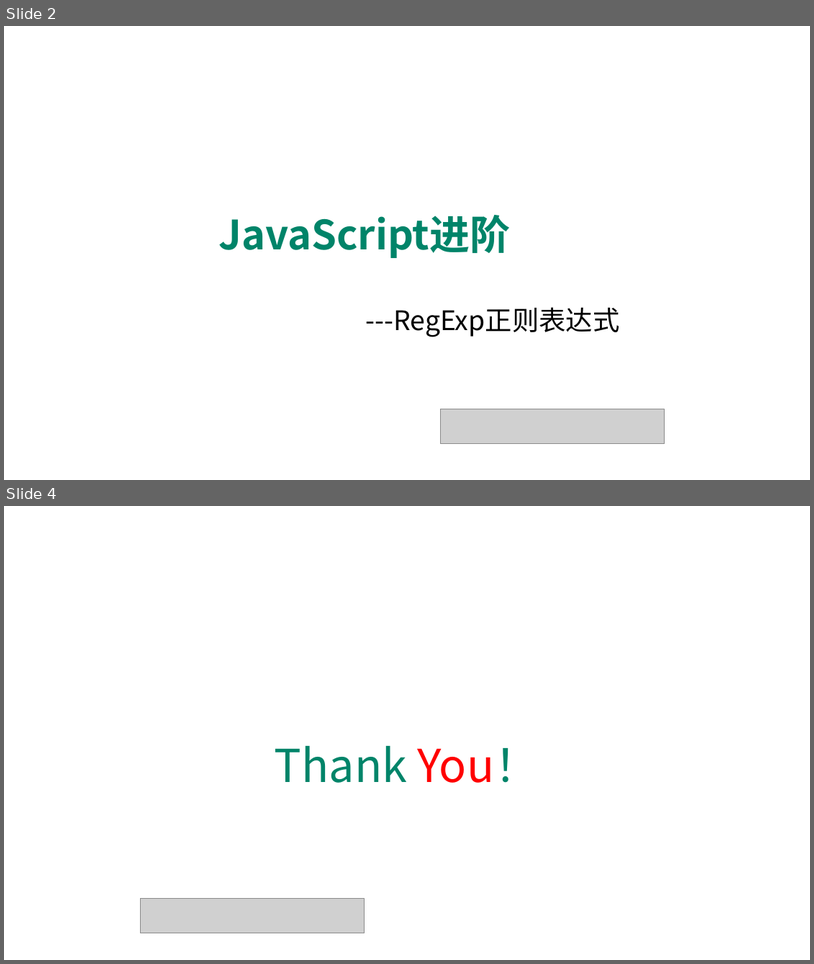
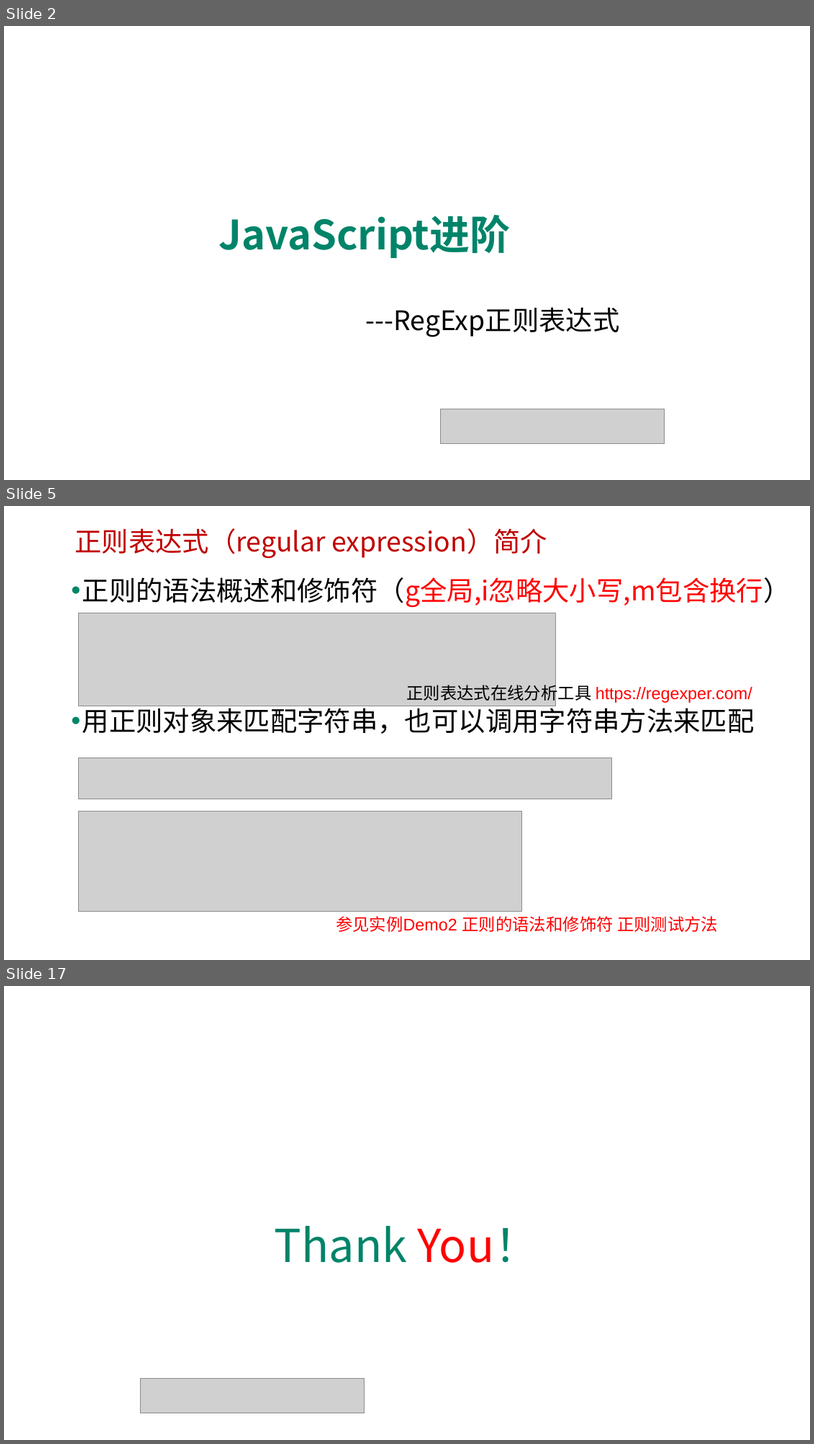
Before and after one commit to edu2act/course-javascript-advanced, a slide deck: 课程PPT/10.JavaScript标准内置对象-构造器（RegExp、Error）.pptx. Shown one above the other, each under a label of ours: slides 2 and 4 before the commit, slides 2, 5 and 17 after it; the slides between them are not shown. The pictures are 814x964 and 814x1444 pixels, drawn with LibreOffice and Linux fonts; fonts in the diff are those of the drawing; grey boxes stand for pictures; background and template pictures are left out. Boxes give left, top, right and bottom in pixels: in the first picture for what was removed or moved away, otherwise in the second. Text is boxed around its words. In the diff, an @@ line names an element or a change of style, - is before the commit and + after.

```diff
--- a/课程PPT/10.JavaScript标准内置对象-构造器（RegExp、Error）.pptx
+++ b/课程PPT/10.JavaScript标准内置对象-构造器（RegExp、Error）.pptx
@@ slide 5 added at box(4, 506, 810, 960), background picture (left out) @@
@@ text added at box(75, 528, 548, 559), 32 pt, text #C00000 @@
+正则表达式（regular expression）简介
@@ text added at box(82, 577, 791, 734), 32 pt, text #000000 @@
+• 正则的语法概述和修饰符（g全局,i忽略大小写,m包含换行）
+• 用正则对象来匹配字符串，也可以调用字符串方法来匹配
@@ picture added at box(78, 613, 556, 705) @@
@@ text added at box(406, 682, 753, 703), 20 pt, text #FF0000 @@
+正则表达式在线分析工具 https://regexper.com/
@@ picture added at box(78, 758, 612, 798) @@
@@ picture added at box(78, 811, 522, 911) @@
@@ text added at box(336, 916, 718, 932), 20 pt, text #FF0000 @@
+参见实例Demo2 正则的语法和修饰符 正则测试方法
@@ what was slide 4 is now slide 17 @@
```
Also in this commit, not shown: 2 slides changed, 12 other slides added, 12 slides removed, 15 other files.
